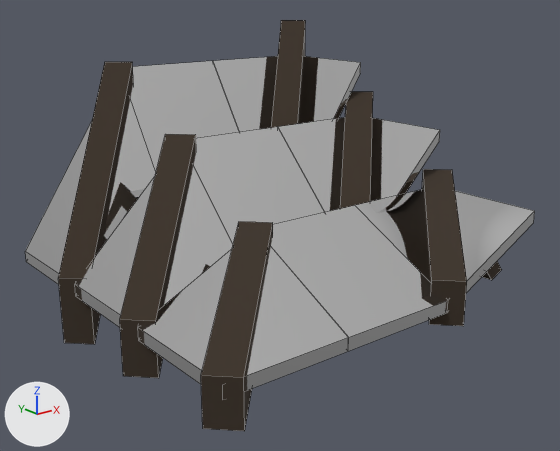
One commit to the FBX model Assets/Art/Models/Environment/Architecture/Ceilings.fbx: the scene before it, then after it.
One viewpoint serves both versions: a 50 mm camera at (-24.75, -4.35, 5.32) aimed at (-20.99, 0.36, 3.44). Every picture has the same lights, and +X, +Y and +Z are marked at lower left. Mesh edges are drawn as thin lines. Where no turn or scale is listed for an object, it has been applied to the vertices.

Objects in the first picture: 'CeilingSlanted22,5', 'CeilingSlanted22,5CornerIn', 'CeilingSlanted22,5CornerOut', 'CeilingSlanted45', 'CeilingSlanted45CornerIn', 'CeilingSlanted45CornerOut', 'CeilingSlanted56,5', 'CeilingSlanted56,5CornerIn', 'CeilingSlanted56,5CornerOut'.
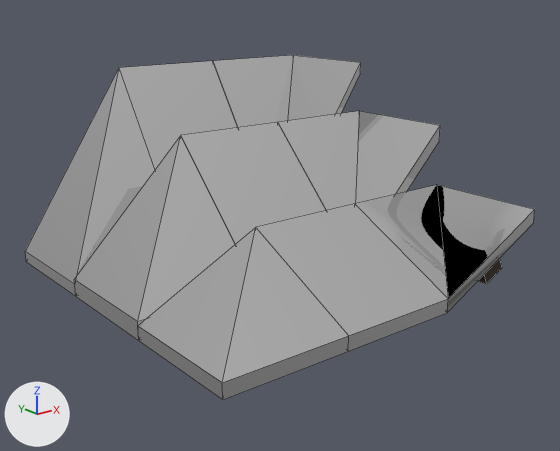
Commit message: Ceiling asset fixing

Location of each change, [x1, y1, x2, y2] in pixels of the pictures (560 x 451 px):
'CeilingSlanted22,5CornerOut', reshaped (17% shorter)
    before: [138, 222, 348, 431]
    after: [138, 227, 349, 400]
'CeilingSlanted45CornerOut', reshaped (16% shorter)
    before: [75, 134, 233, 378]
    after: [74, 136, 235, 341]
'CeilingSlanted56,5CornerOut', reshaped (19% shorter)
    before: [25, 62, 156, 344]
    after: [25, 68, 155, 296]
'CeilingSlanted22,5CornerIn', reshaped (18% shorter)
    before: [355, 169, 535, 326]
    after: [355, 185, 535, 313]
'CeilingSlanted45CornerIn', reshaped (17% shorter)
    before: [278, 92, 440, 212]
    after: [278, 111, 440, 210]
'CeilingSlanted45', reshaped
    before: [193, 127, 324, 244]
    after: [181, 122, 327, 244]
'CeilingSlanted56,5CornerIn', reshaped
    before: [213, 20, 361, 132]
    after: [213, 55, 361, 127]
part 2 of me_ceilingslanted56_5cornerin_001, deleted (brown)
    before: [271, 20, 305, 128]
part 5 of me_ceilingslanted22_5cornerin_001, rebuilt
    before: [482, 261, 502, 280]
    after: [478, 258, 502, 284]
part 6 of me_ceilingslanted22_5cornerin_001, cut back
    before: [355, 169, 535, 326]
    after: [355, 185, 535, 313]
part 7 of me_ceilingslanted56_5cornerout_001, deleted (brown)
    before: [58, 62, 133, 344]

The change, as a list of edits to the scene's bpy script:
```text
Change me_ceilingslanted45_001:
    where me_ceilingslanted45_001.from_pydata(...)  # 16 vertices, 11 faces; spans x -0.5..0.5, y 0.0..1.0, z 0.0..1.1
    verts and faces of me_ceilingslanted45_001; kept vertices keep their numbers, new ones are numbered from 16
    me_ceilingslanted45_001 part 1
    add verts[12] = (0.5, 1.0, 1.141)  # moved, pixel (277, 122)
    add verts[14] = (-0.5, 0.0, 0.141)  # moved
    add verts[13] = (-0.5, 1.0, 1.142)  # moved, pixel (180, 135)
    add verts[15] = (0.5, 0.0, 0.142)  # moved
Change me_ceilingslanted22_5cornerout_001:
    remove me_ceilingslanted22_5cornerout_001.from_pydata(...)  # 28 vertices, 22 faces; spans x -0.088..1.088, y -0.088..1.089, z -0.2..0.65
    add me_ceilingslanted22_5cornerout_001.from_pydata(...)  # 20 vertices, 16 faces; spans x 0.0..1.0, y 0.0..1.001, z 0.0..0.612
    me_ceilingslanted22_5cornerout_001 part 4: 12 vertices removed from x -0.088..1.088, y -0.088..1.089, z -0.2..0.65; 4 vertices added at x 0.0..1.0, y 0.0..1.001, z 0.112..0.612
Change me_ceilingslanted45cornerin_001:
    remove me_ceilingslanted45cornerin_001.from_pydata(...)  # 28 vertices, 22 faces; spans x -0.088..1.088, y -0.088..1.089, z -0.1..1.325
    add me_ceilingslanted45cornerin_001.from_pydata(...)  # 20 vertices, 16 faces; spans x 0.0..1.0, y 0.0..1.0, z 0.0..1.142
    me_ceilingslanted45cornerin_001 part 8: 12 vertices removed from x -0.088..1.088, y -0.088..1.089, z -0.1..1.325; 4 vertices added at x 0.0..1.0, y 0.0..1.0, z 0.142..1.142
Change me_ceilingslanted56_5cornerout_001:
    where me_ceilingslanted56_5cornerout_001.from_pydata(...)  # 28 vertices, 22 faces; spans x -0.09..1.09, y -0.09..1.09, z -0.4..1.65
    me_ceilingslanted56_5cornerout_001 part 7: the loose piece of 8 vertices spanning x -0.09..1.09, y -0.09..1.09, z -0.4..1.65 is deleted
Change me_ceilingslanted56_5cornerin_001:
    where me_ceilingslanted56_5cornerin_001.from_pydata(...)  # 28 vertices, 22 faces; spans x -0.09..1.09, y -0.09..1.09, z -0.1..1.95
    me_ceilingslanted56_5cornerin_001 part 2: the loose piece of 8 vertices spanning x -0.09..1.09, y -0.09..1.09, z -0.1..1.95 is deleted
Change me_ceilingslanted45cornerout_001:
    remove me_ceilingslanted45cornerout_001.from_pydata(...)  # 28 vertices, 22 faces; spans x -0.088..1.088, y -0.088..1.089, z -0.275..1.15
    add me_ceilingslanted45cornerout_001.from_pydata(...)  # 20 vertices, 16 faces; spans x 0.0..1.0, y 0.0..1.001, z 0.0..1.142
    me_ceilingslanted45cornerout_001 part 3: 12 vertices removed from x -0.088..1.088, y -0.088..1.089, z -0.275..1.15; 4 vertices added at x 0.0..1.0, y 0.0..1.001, z 0.141..1.142
Change me_ceilingslanted22_5cornerin_001:
    remove me_ceilingslanted22_5cornerin_001.from_pydata(...)  # 28 vertices, 23 faces; spans x -0.088..1.088, y -0.088..1.089, z -0.1..0.75
    add me_ceilingslanted22_5cornerin_001.from_pydata(...)  # 20 vertices, 17 faces; spans x 0.0..1.0, y 0.0..1.0, z 0.0..0.612
    me_ceilingslanted22_5cornerin_001 part 5: the loose piece of 12 vertices spanning x 0.0..0.631, y 0.0..0.605, z 0.131..0.28 is rebuilt with 12 vertices and now spans x 0.0..0.634, y 0.0..0.634, z 0.116..0.295
    me_ceilingslanted22_5cornerin_001 part 6: 12 vertices removed from x -0.088..1.088, y -0.088..1.089, z -0.1..0.75; 4 vertices added at x 0.0..1.0, y 0.0..1.0, z 0.112..0.612
```
